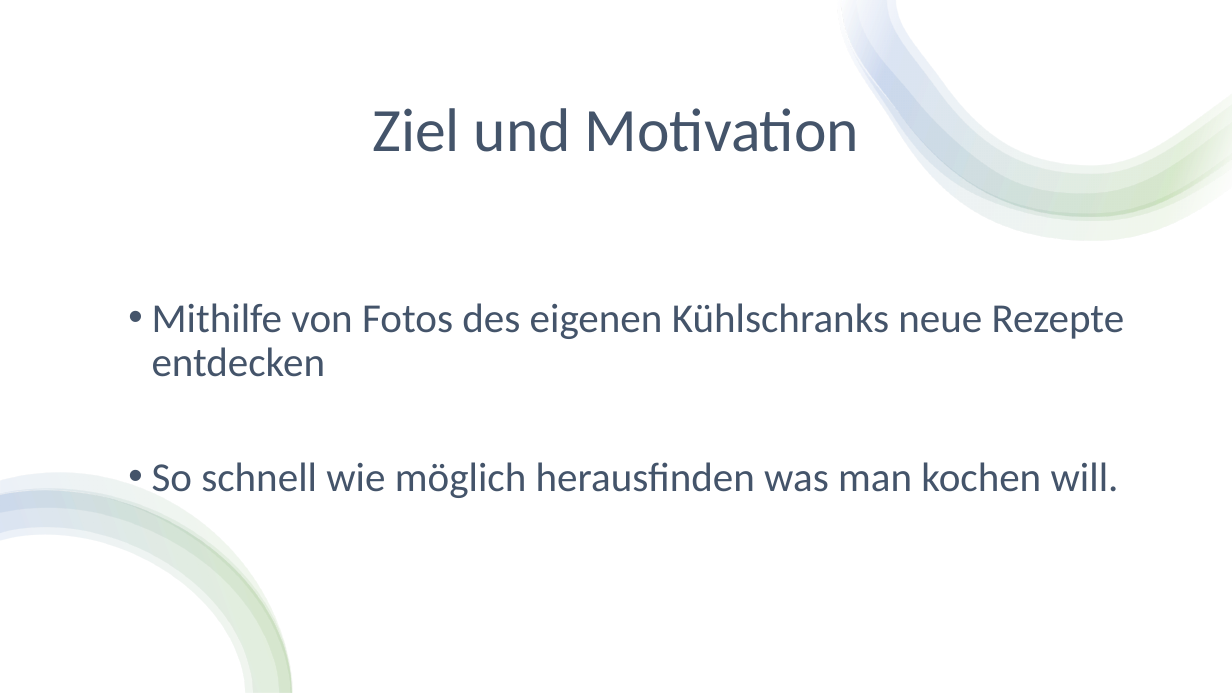
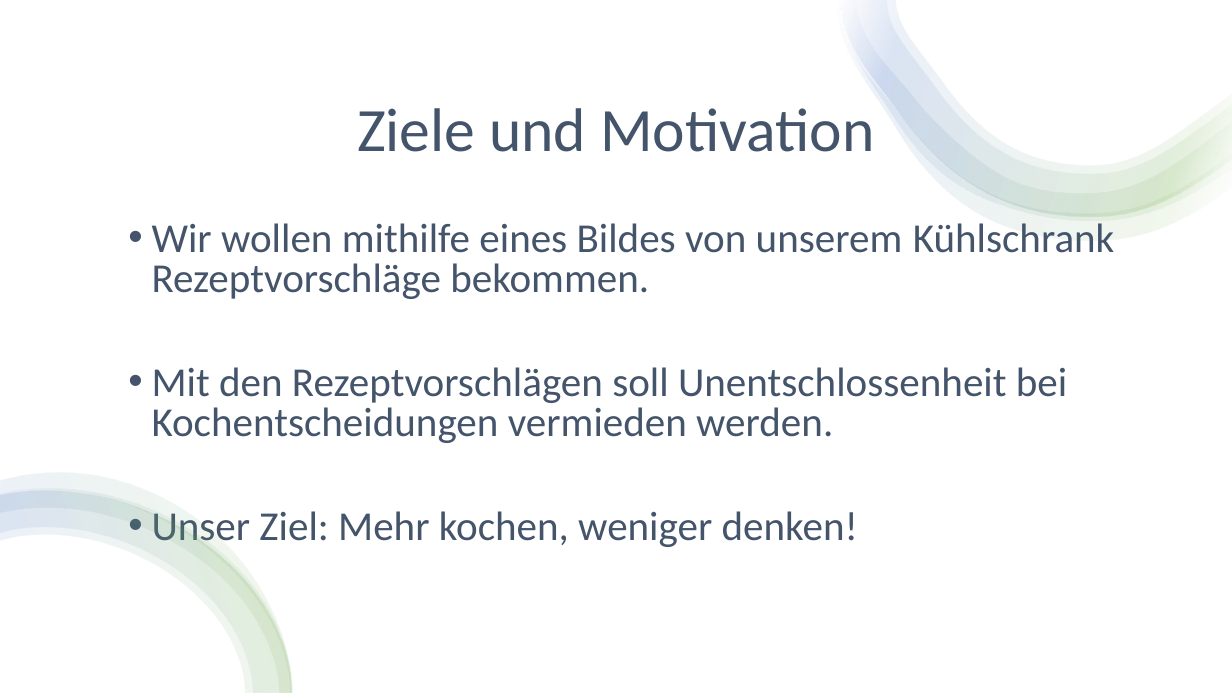
Before and after one commit to Michael-Blessing/FridgeMinder, a slide deck: slide 4 of PM/11-Abschlusspraesentation_Unterrichtsprojekt_FridgeMinder.pptx. Drawn at 1232x693 pixels with LibreOffice and Linux fonts; fonts in the diff are those of the drawing. Boxes give left, top, right and bottom in pixels: in the first picture for what was removed or moved away, otherwise in the second. Text is boxed around its words. In the diff, an @@ line names an element or a change of style, - is before the commit and + after.

```diff
--- a/PM/11-Abschlusspraesentation_Unterrichtsprojekt_FridgeMinder.pptx
+++ b/PM/11-Abschlusspraesentation_Unterrichtsprojekt_FridgeMinder.pptx
@@ title at box(357, 108, 874, 152): text changed @@
-Ziel und Motivation
+Ziele und Motivation
@@ text at box(152, 223, 1115, 547): text changed @@
-• Mithilfe von Fotos des eigenen Kühlschranks neue Rezepte entdecken
-• So schnell wie möglich herausfinden was man kochen will.
+• Wir wollen mithilfe eines Bildes von unserem Kühlschrank Rezeptvorschläge bekommen.
+• Mit den Rezeptvorschlägen soll Unentschlossenheit bei Kochentscheidungen vermieden werden.
+• Unser Ziel: Mehr kochen, weniger denken!
```
Also in this commit, not shown: 3 other slides changed, 4 slides added, 1 slide removed, 1 other file.
